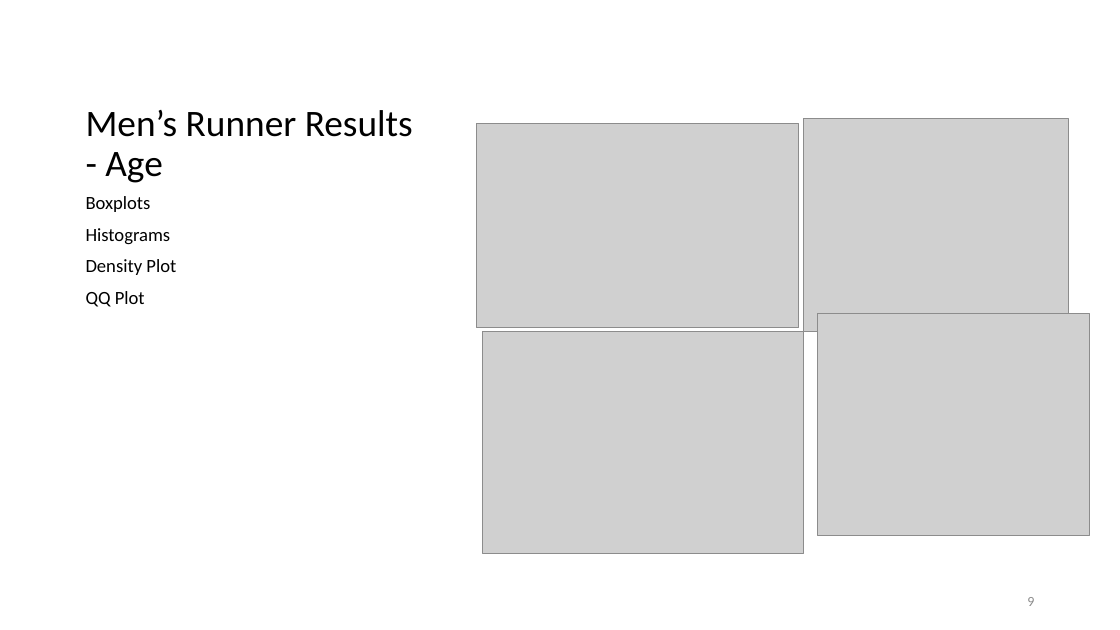
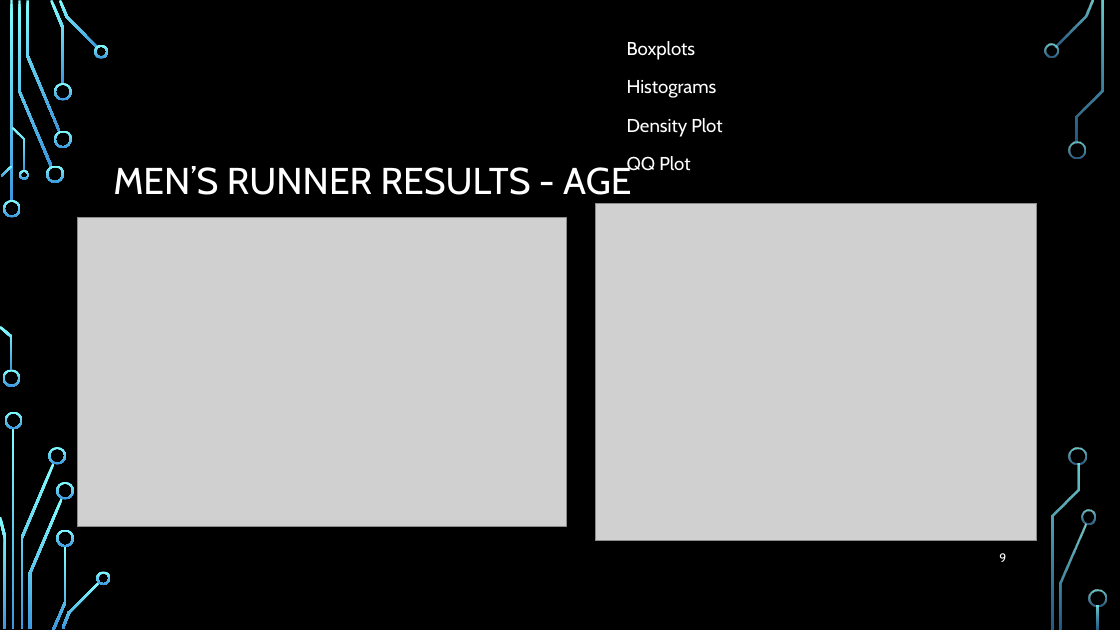
Before and after one commit to elkinst65/QTW_08, a slide deck: slide 9 of infographic.pptx. Drawn at 1120x630 pixels with LibreOffice and Linux fonts; fonts in the diff are those of the drawing; grey boxes stand for pictures; background and template pictures are left out. Boxes give left, top, right and bottom in pixels: in the first picture for what was removed or moved away, otherwise in the second. Text is boxed around its words. In the diff, an @@ line names an element or a change of style, - is before the commit and + after.

Commit message:
Added background. Will need to organize

```diff
--- a/infographic.pptx
+++ b/infographic.pptx
@@ background #FFFFFF to picture (left out) @@
@@ text "Boxplots": place and size @@
-text "Boxplots" at [86,196,176,307]
+text "Boxplots" at [627,41,722,171]
@@ text "Boxplots" at [627,41,722,171]: font Calibri to Cabin, text colour #000000 to #FFFFFF; line spacing 0.9 to 1.2 @@
@@ title at [113,162,631,195]: text changed; font Calibri to Cabin; text colour #000000 to #FFFFFF @@
-Men’s Runner Results - Age
+MEN’S RUNNER RESULTS - AGE
@@ picture: place and size @@
-picture at [804,118,1070,331]
+picture at [596,203,1038,541]
@@ picture: place and size @@
-picture at [476,124,799,328]
+picture at [77,217,566,527]
@@ picture removed at [818,313,1090,535] @@
@@ picture removed at [483,332,804,554] @@
@@ page number: place and size @@
-page number at [1027,597,1034,606]
+page number at [999,553,1006,562]
@@ page number at [999,553,1006,562]: size 12 to 10.5 pt, font Calibri to Cabin, text colour #8C8C8C to #FFFFFF @@
@@ group added at [0,0,1107,630]: 33 freeform shapes, 3 rectangles @@
```
Also in this commit, not shown: 16 other slides changed, 2 slides added.
